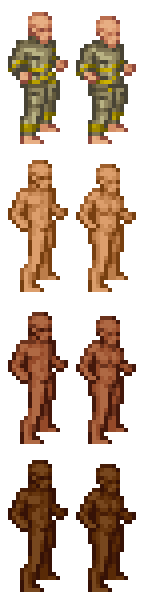
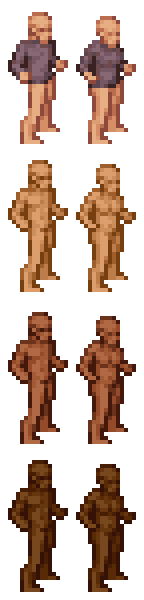
Layer changes from the first 144×600 image to the second:
showed "sweatshirt" over [8, 40, 128, 88]
hid "bunker_coat" over [8, 36, 128, 92]
hid "turnout pants" over [20, 40, 128, 136]
